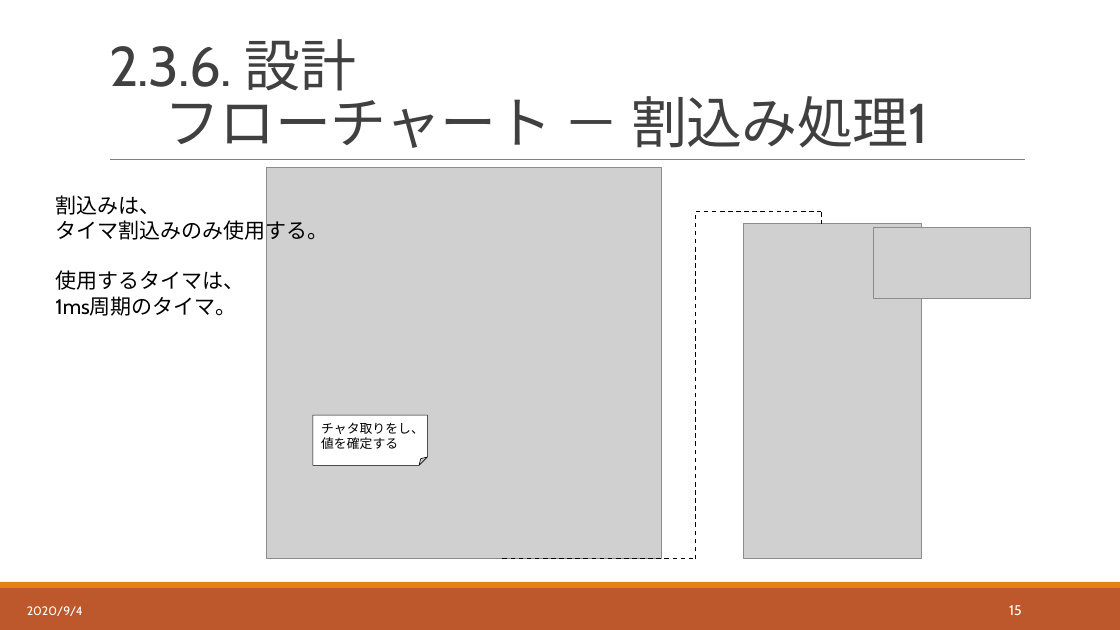
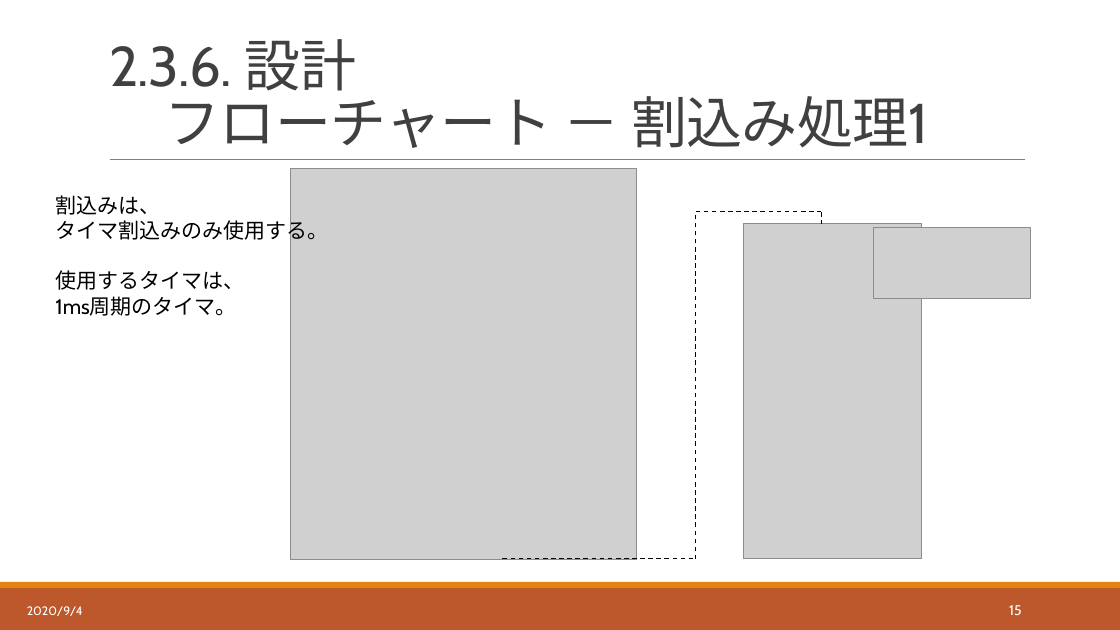
Before and after one commit to hakohumi/comp.train.whack-a-mole, a slide deck: slide 16 of 資料/設計書/発表資料/設計レビュー_発表資料.pptx. Drawn at 1120x630 pixels with LibreOffice and Linux fonts; fonts in the diff are those of the drawing; grey boxes stand for pictures. Boxes give left, top, right and bottom in pixels: in the first picture for what was removed or moved away, otherwise in the second. Text is boxed around its words. In the diff, an @@ line names an element or a change of style, - is before the commit and + after.

Commit message:
設計/レビュー後修正　 フローチャートの割込み処理を修正 発表資料を修正

```diff
--- a/資料/設計書/発表資料/設計レビュー_発表資料.pptx
+++ b/資料/設計書/発表資料/設計レビュー_発表資料.pptx
@@ picture: place and size @@
-picture at <box>267,167,662,559</box>
+picture at <box>291,169,637,560</box>
@@ folded corner removed at <box>313,415,428,465</box> @@
-チャタ取りをし、
-値を確定する
```
Also in this commit, not shown: 14 other slides changed, 1 slide removed, 13 other files.
